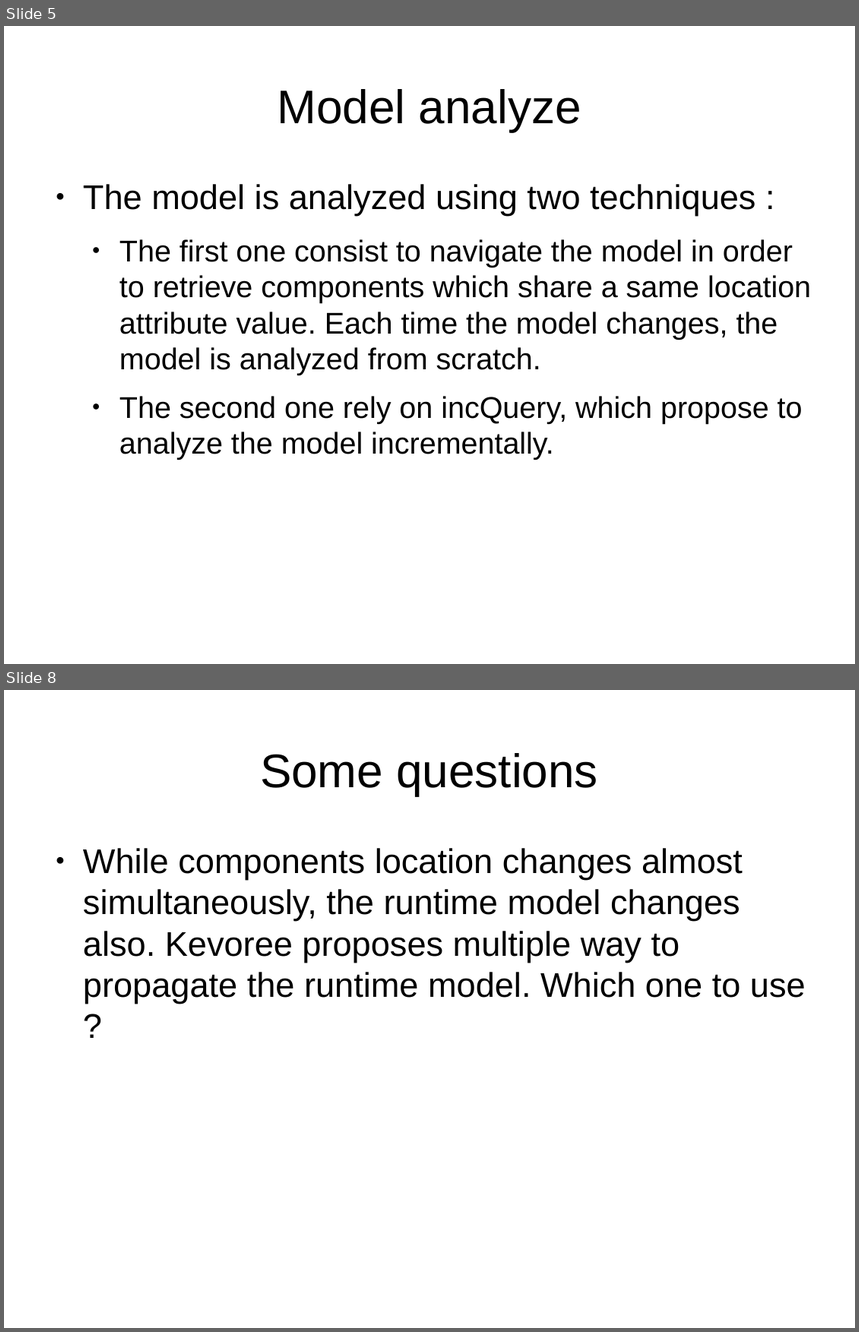
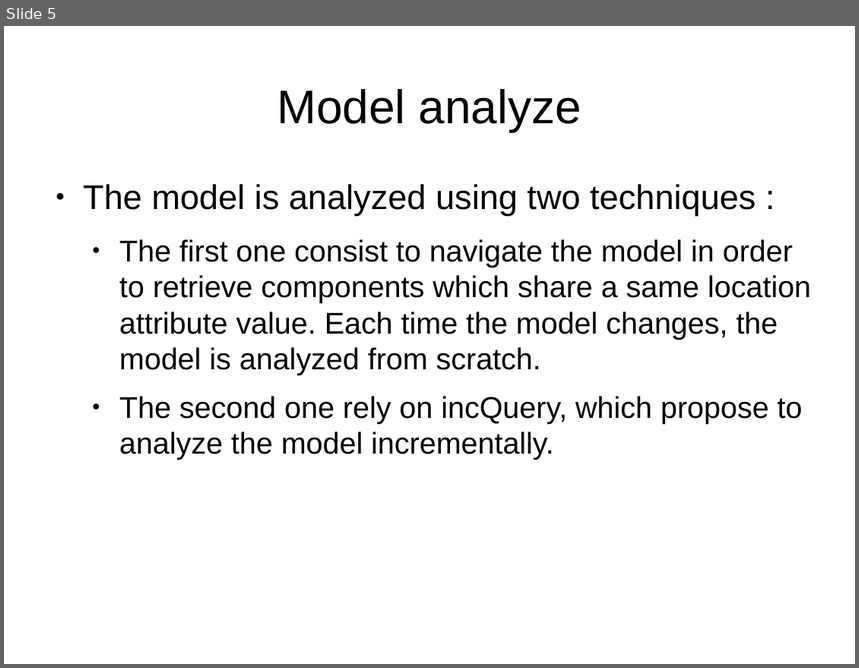
Before and after one commit to dukeboard/kevoree-experiment, a slide deck: org.kevoree.experiment.incQueryShareSameLocation/description/description.odp. Shown one above the other, each under a label of ours: slides 5 and 8 before the commit, slide 5 after it; the slides between them are not shown. The pictures are 859x1332 and 859x668 pixels, drawn with LibreOffice and Linux fonts; fonts in the diff are those of the drawing. Boxes give left, top, right and bottom in pixels: in the first picture for what was removed or moved away, otherwise in the second. Text is boxed around its words. In the diff, an @@ line names an element or a change of style, - is before the commit and + after.

```diff
--- a/org.kevoree.experiment.incQueryShareSameLocation/description/description.odp
+++ b/org.kevoree.experiment.incQueryShareSameLocation/description/description.odp
@@ slide 8 removed at (4, 690, 855, 1328), background #FFFFFF @@
@@ title removed at (260, 753, 598, 796) @@
-Some questions
@@ text removed at (83, 848, 806, 1003) @@
-● While components location changes almost simultaneously, the runtime model changes also. Kevoree proposes multiple way to propagate the runtime model. Which one to use ?
```
Also in this commit, not shown: 1 slide added, 2 other slides removed, 4 other files.
